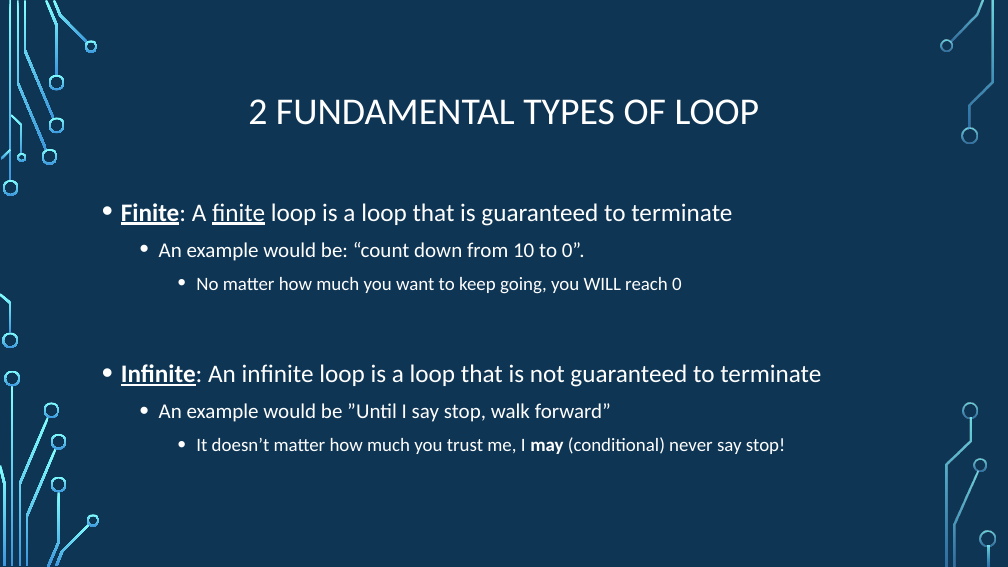
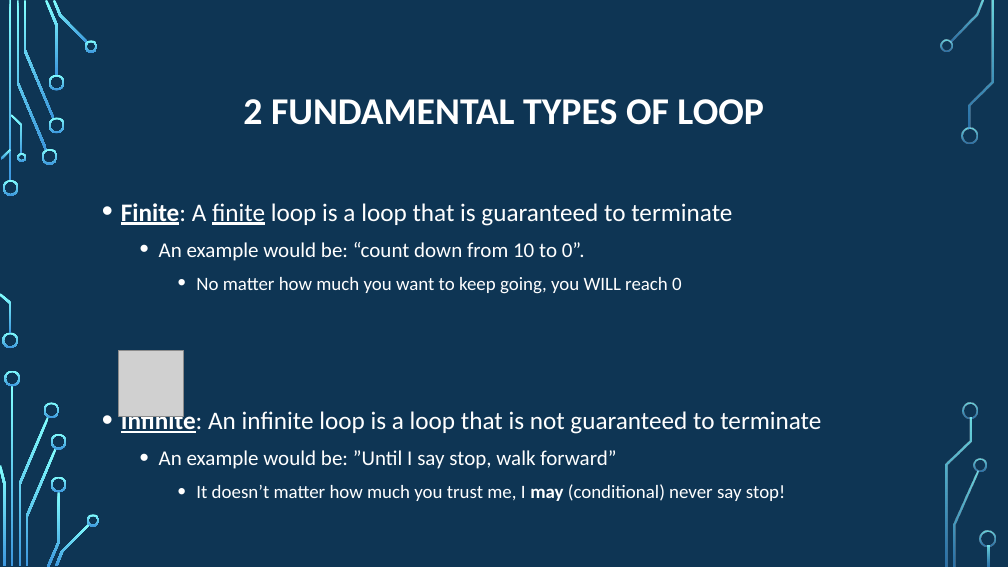
Before and after one commit to psypdt/ZIS_C-_Summer_Course_2019, a slide deck: slide 4 of Day_3/Day_3.pptx. Drawn at 1008x567 pixels with LibreOffice and Linux fonts; fonts in the diff are those of the drawing; grey boxes stand for pictures; background and template pictures are left out. Boxes give left, top, right and bottom in pixels: in the first picture for what was removed or moved away, otherwise in the second. Text is boxed around its words. In the diff, an @@ line names an element or a change of style, - is before the commit and + after.

```diff
--- a/Day_3/Day_3.pptx
+++ b/Day_3/Day_3.pptx
@@ title "2 FUNDAMENTAL TYPES OF LOOP" at (243,99,764,125): bold on @@
@@ picture added at (118,351,183,416) @@
@@ text at (159,450,616,469): text changed @@
-  • An example would be ”Until I say stop, walk forward”
+  • An example would be: ”Until I say stop, walk forward”
```
Also in this commit, not shown: 13 other slides changed, 1 other file.
